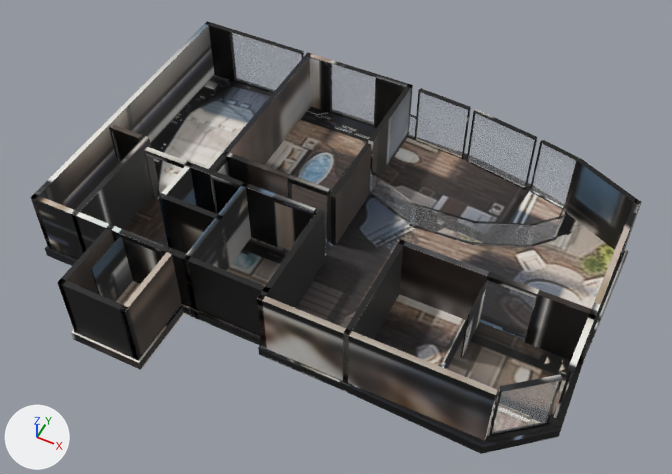
A saved change to the glTF model _bake/glb/kent-25/model.glb.
The view is the same before and after, from a 50 mm camera at (8.71, -17.19, 22.28) aimed at (0.14, -0.06, 0.87). Arrows for +X, +Y and +Z are at lower left; the lights stay in place. The picture after the commit comes second. Where no turn or scale is listed for an object, it has been applied to the vertices. Vertices at exactly the same position are counted once.
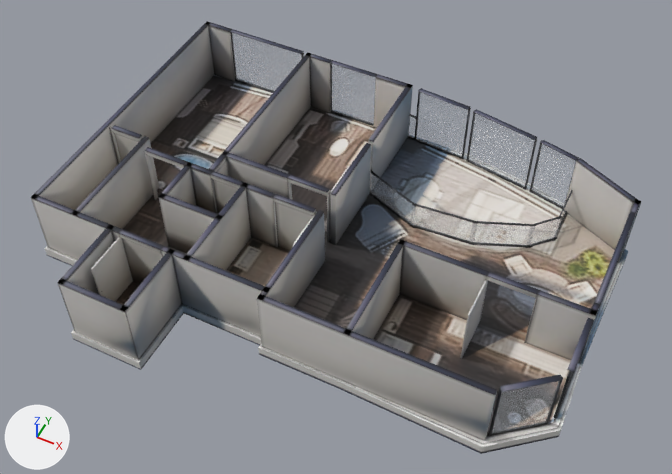
Patch to the scene script:
```diff
--- a/_bake/glb/kent-25/model.glb.py
+++ b/_bake/glb/kent-25/model.glb.py
@@ mat_baked @@
 n3 = _N.new('ShaderNodeMapping'); n3.name = 'Mapping'
-n3.inputs[1].default_value = (0.00138, -14.96, 0.0)  # 'Location'
-n3.inputs[3].default_value = (15.83, 15.96, 1.0)  # 'Scale'
+n3.inputs[1].default_value = (0.00119, -14.97, 0.0)  # 'Location'
+n3.inputs[3].default_value = (15.95, 15.97, 1.0)  # 'Scale'
 n4 = _N.new('ShaderNodeUVMap'); n4.name = 'UV Map'
@@ me_mesh_0 @@
 # used by ob_mesh_0; location = (-8.26, 6.2, -0.36)
-me_mesh_0.from_pydata(...)  # 2588 vertices, 4568 faces; spans x 0.0..16.6, y -12.4..0.0, z 0.0..2.6
+me_mesh_0.from_pydata(...)  # 3056 vertices, 5580 faces; spans x 0.0..16.6, y -12.4..0.0, z 0.0..2.6
+# me_mesh_0 part 1: 6 vertices moved within x 2.8..16.5, y -9.9..-5.7, z 0.0..0.4; 5 vertices removed from x 8.2..14.3, y -4.1..-1.0, z 0.4..1.4; 473 vertices added at x 0.1..16.5, y -12.3..0.0, z 0.0..2.6
+# me_mesh_0 part 2: 3275 kept faces spanning x 0.1..16.6, y -12.4..0.0, z 0.0..2.6 get new texture (UV) coordinates
 me_mesh_0.materials.append(mat_baked)
```

Where the change shows, as pixel boxes (x1, y1, x2, y2) in the pictures (672 x 474 px):
'Mesh_0', surface changed (black to grey): (31, 21, 641, 454) in both
part 1 of me_mesh_0, reshaped: before (339, 171, 584, 430); after (31, 22, 627, 435)
part 2 of me_mesh_0, surface changed (black to grey): (31, 21, 641, 454) in both
